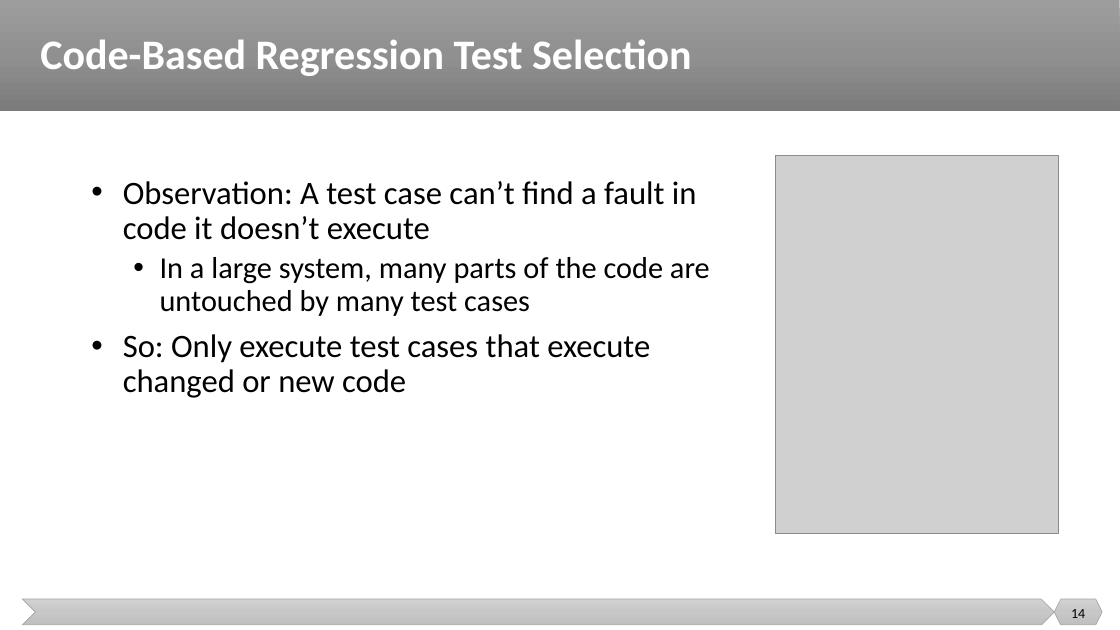
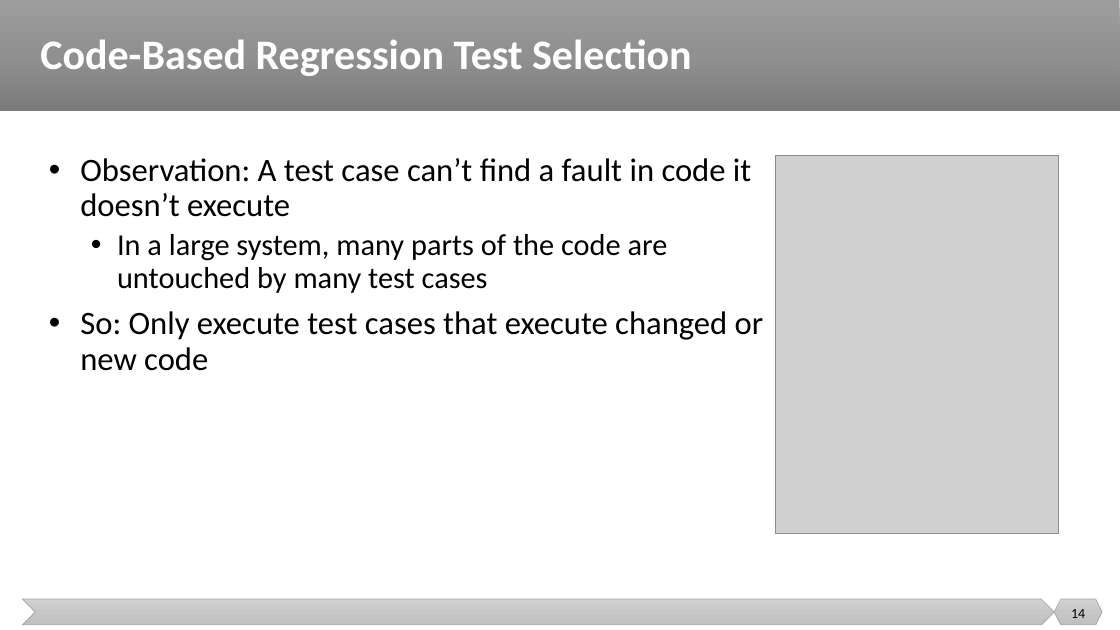
Before and after one commit to malenezi/malenezi, a slide deck: slide 14 of SE401/Lectures/8-Integration, System and Regression Testing/Regression Testing.pptx. Drawn at 1120x630 pixels with LibreOffice and Linux fonts; fonts in the diff are those of the drawing; grey boxes stand for pictures. Boxes give left, top, right and bottom in pixels: in the first picture for what was removed or moved away, otherwise in the second. Text is boxed around its words. In the diff, an @@ line names an element or a change of style, - is before the commit and + after.

```diff
--- a/SE401/Lectures/8-Integration, System and Regression Testing/Regression Testing.pptx
+++ b/SE401/Lectures/8-Integration, System and Regression Testing/Regression Testing.pptx
@@ text "Observation: A test case can’t ..." rewrapped from (123, 181, 710, 398) to (80, 158, 764, 371) @@
```
Also in this commit, not shown: 2 other slides changed, 26 other files.
